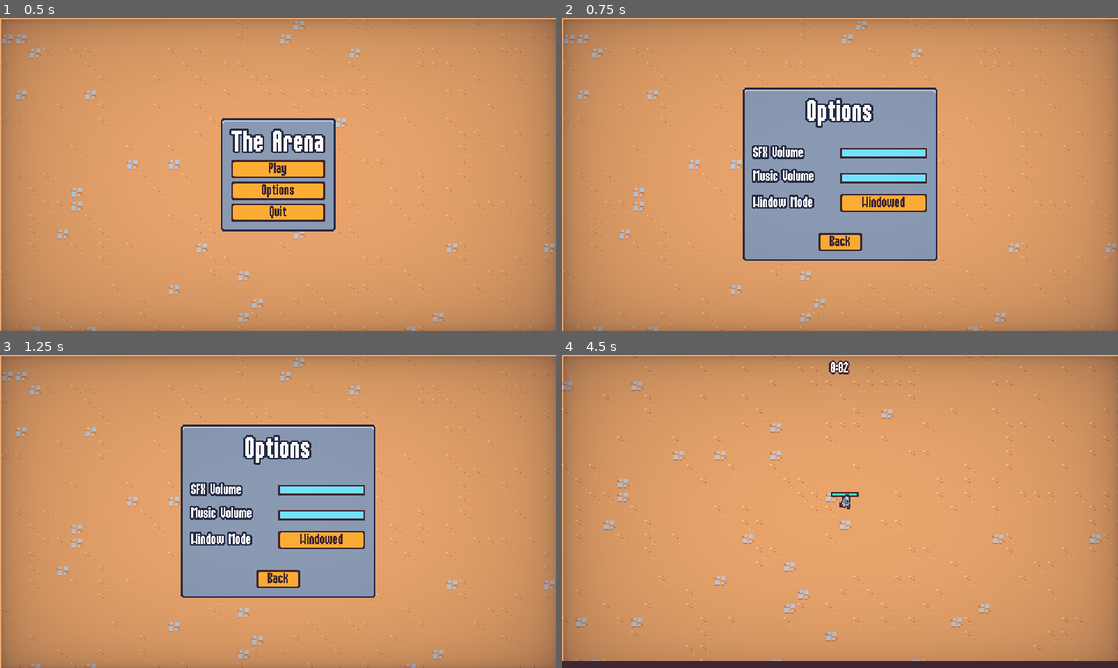
Above: before the commit, frames 1-4 (two rows, left to right).
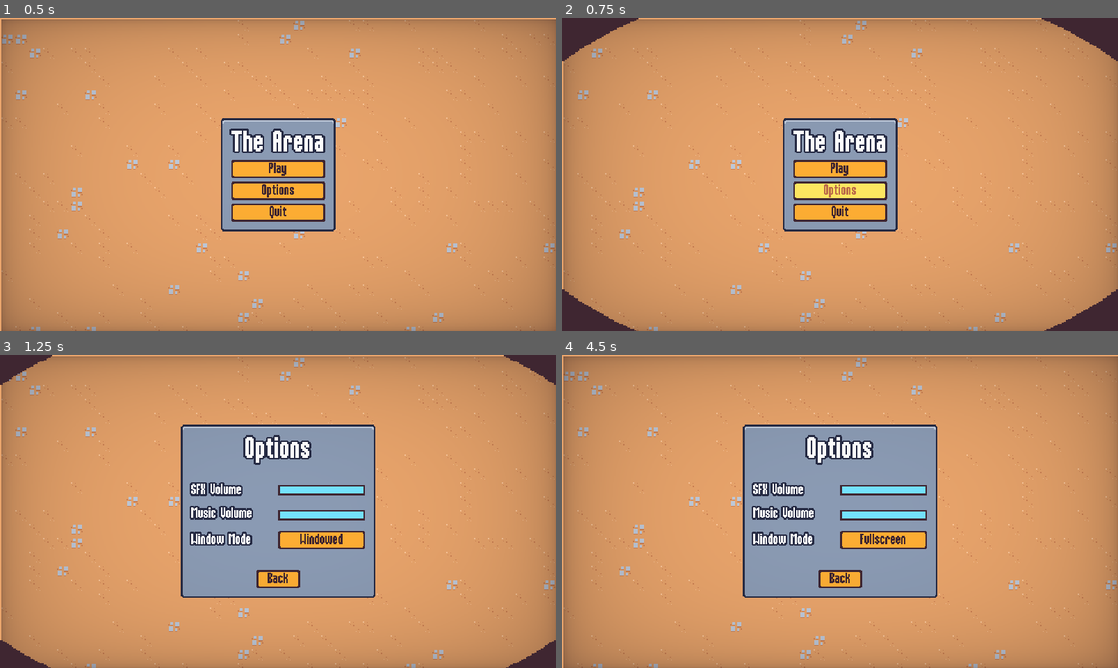
Above: after the commit, the same moments.

Repository: Ian-Ion/2d-survivors-course
Game: Godot game, scene res://scenes/ui/main_menu.tscn
Two runs of this game, one before a commit and one after it. Both use one fixed random seed, a clock stepped at 60 frames per second and the inputs below.
Inputs (mouse positions are in pixels of both pictures, inside the frame that each line leads up to):
- Up to frame 1 (0.5 s): no input
- Up to frame 2 (0.75 s): click "Options" at 0.5 s
- Up to frame 3 (1.25 s): no input
- Up to frame 4 (4.5 s): click "Back" at 1.25 s; click "Play" at 2 s; click (840, 505) at 2.75 s, where only the run after the commit has a clickable "Play"; click (884, 539) at 3.5 s, where only the run after the commit has a clickable "Windowed"; move the mouse to (962, 495) at 4.27 s; press the mouse at (962, 495) at 4.28 s; hold D (move_right) from 4.28 s (still down)

Frame 1 is identical in both runs. In frame 2, 20% of the frame differs, in the area x 0-100%, y 0-100%; in frame 3, 1.7%; in frame 4, 24%.

Commit message:
Add a screen transition effect

Diff:
--- a/project.godot
+++ b/project.godot
@@ -19,6 +19,7 @@
 
 GameEvents="*res://scenes/autoload/game_events.tscn"
 MusicPlayer="*res://scenes/autoload/music_player.tscn"
+ScreenTransition="*res://scenes/autoload/screen_transition.tscn"
 
 [debug]
 
--- /dev/null
+++ b/scenes/autoload/screen_transition.gd
@@ -0,0 +1,19 @@
+extends CanvasLayer
+
+signal transition_halfway
+
+var skip_emit = false
+
+
+func transition():
+	$AnimationPlayer.play("default")
+	await transition_halfway
+	$AnimationPlayer.play_backwards("default")
+
+
+func emit_transitioned_halfway():
+	if skip_emit:
+		skip_emit = false
+		return
+
+	transition_halfway.emit()
--- /dev/null
+++ b/scenes/autoload/screen_transition.gdshader
@@ -0,0 +1,24 @@
+shader_type canvas_item;
+
+uniform vec4 transition_color : source_color;
+uniform sampler2D transition_texture : filter_nearest;
+uniform float percent : hint_range(0.0, 1.0);
+
+void vertex() {
+	// Called for every vertex the material is visible on.
+}
+
+void fragment() {
+	// Called for every pixel the material is visible on.
+	vec4 transition_texture_color = texture(transition_texture, UV);
+	if (transition_texture_color.r > percent) {
+		COLOR.a = 0.0;
+	} else {
+		COLOR = transition_color;
+	}
+}
+
+//void light() {
+	// Called for every pixel for every light affecting the CanvasItem.
+	// Uncomment to replace the default light processing function with this one.
+//}
--- /dev/null
+++ b/scenes/autoload/screen_transition.tscn
@@ -0,0 +1,106 @@
+[gd_scene load_steps=8 format=3 uid="uid://ccopo0psil82t"]
+
+[ext_resource type="Script" path="res://scenes/autoload/screen_transition.gd" id="1_2puk1"]
+[ext_resource type="Shader" path="res://scenes/autoload/screen_transition.gdshader" id="1_75xp3"]
+[ext_resource type="Texture2D" uid="uid://dxfhqaeip405n" path="res://assets/ui/screen_transition.png" id="2_yka76"]
+
+[sub_resource type="Animation" id="Animation_uokcj"]
+resource_name = "default"
+length = 0.4
+step = 0.01
+tracks/0/type = "value"
+tracks/0/imported = false
+tracks/0/enabled = true
+tracks/0/path = NodePath("ColorRect:material:shader_parameter/percent")
+tracks/0/interp = 1
+tracks/0/loop_wrap = true
+tracks/0/keys = {
+"times": PackedFloat32Array(0, 0.4),
+"transitions": PackedFloat32Array(2, 1),
+"update": 0,
+"values": [0.0, 1.0]
+}
+tracks/1/type = "method"
+tracks/1/imported = false
+tracks/1/enabled = true
+tracks/1/path = NodePath(".")
+tracks/1/interp = 1
+tracks/1/loop_wrap = true
+tracks/1/keys = {
+"times": PackedFloat32Array(0.4),
+"transitions": PackedFloat32Array(1),
+"values": [{
+"args": [],
+"method": &"emit_transitioned_halfway"
+}]
+}
+tracks/2/type = "value"
+tracks/2/imported = false
+tracks/2/enabled = true
+tracks/2/path = NodePath("ColorRect:visible")
+tracks/2/interp = 1
+tracks/2/loop_wrap = true
+tracks/2/keys = {
+"times": PackedFloat32Array(0, 0.01),
+"transitions": PackedFloat32Array(1, 1),
+"update": 1,
+"values": [false, true]
+}
+
+[sub_resource type="Animation" id="Animation_itpcs"]
+length = 0.001
+tracks/0/type = "value"
+tracks/0/imported = false
+tracks/0/enabled = true
+tracks/0/path = NodePath("ColorRect:material:shader_parameter/percent")
+tracks/0/interp = 1
+tracks/0/loop_wrap = true
+tracks/0/keys = {
+"times": PackedFloat32Array(0),
+"transitions": PackedFloat32Array(1),
+"update": 0,
+"values": [0.542]
+}
+tracks/1/type = "value"
+tracks/1/imported = false
+tracks/1/enabled = true
+tracks/1/path = NodePath("ColorRect:visible")
+tracks/1/interp = 1
+tracks/1/loop_wrap = true
+tracks/1/keys = {
+"times": PackedFloat32Array(0),
+"transitions": PackedFloat32Array(1),
+"update": 1,
+"values": [false]
+}
+
+[sub_resource type="AnimationLibrary" id="AnimationLibrary_rkfps"]
+_data = {
+"RESET": SubResource("Animation_itpcs"),
+"default": SubResource("Animation_uokcj")
+}
+
+[sub_resource type="ShaderMaterial" id="ShaderMaterial_c3i0f"]
+shader = ExtResource("1_75xp3")
+shader_parameter/transition_color = Color(0.247059, 0.14902, 0.192157, 1)
+shader_parameter/percent = 0.542
+shader_parameter/transition_texture = ExtResource("2_yka76")
+
+[node name="ScreenTransition" type="CanvasLayer"]
+process_mode = 3
+layer = 5
+script = ExtResource("1_2puk1")
+
+[node name="AnimationPlayer" type="AnimationPlayer" parent="."]
+libraries = {
+"": SubResource("AnimationLibrary_rkfps")
+}
+
+[node name="ColorRect" type="ColorRect" parent="."]
+visible = false
+material = SubResource("ShaderMaterial_c3i0f")
+anchors_preset = 15
+anchor_right = 1.0
+anchor_bottom = 1.0
+grow_horizontal = 2
+grow_vertical = 2
--- a/scenes/ui/end_screen.gd
+++ b/scenes/ui/end_screen.gd
@@ -31,6 +31,8 @@
 
 
 func on_restart_button_pressed():
+	ScreenTransition.transition()
+	await ScreenTransition.transition_halfway
 	get_tree().paused = false
 	get_tree().change_scene_to_file("res://scenes/main/main.tscn")
 
--- a/scenes/ui/main_menu.gd
+++ b/scenes/ui/main_menu.gd
@@ -10,10 +10,14 @@
 
 
 func on_play_pressed():
+	ScreenTransition.transition()
+	await ScreenTransition.transition_halfway
 	get_tree().change_scene_to_file("res://scenes/main/main.tscn")
 
 
 func on_options_pressed():
+	ScreenTransition.transition()
+	await ScreenTransition.transition_halfway
 	var options_instance = options_scene.instantiate()
 	add_child(options_instance)
 	options_instance.back_pressed.connect(on_options_closed.bind(options_instance))
--- a/scenes/ui/options_menu.gd
+++ b/scenes/ui/options_menu.gd
@@ -39,6 +39,8 @@
 
 
 func on_back_button_pressed():
+	ScreenTransition.transition()
+	await ScreenTransition.transition_halfway
 	back_pressed.emit()
 
 
--- a/scenes/ui/pause_menu.gd
+++ b/scenes/ui/pause_menu.gd
@@ -53,6 +53,8 @@
 
 
 func on_options_pressed():
+	ScreenTransition.transition()
+	await ScreenTransition.transition_halfway
 	var options_menu_instance = options_menu_scene.instantiate() as OptionsMenu
 	add_child(options_menu_instance)
 	options_menu_instance.back_pressed.connect(on_options_back_pressed.bind(options_menu_instance))
Binary file added: assets/ui/screen_transition.png
Not shown, added: assets/ui/screen_transition.png.import
